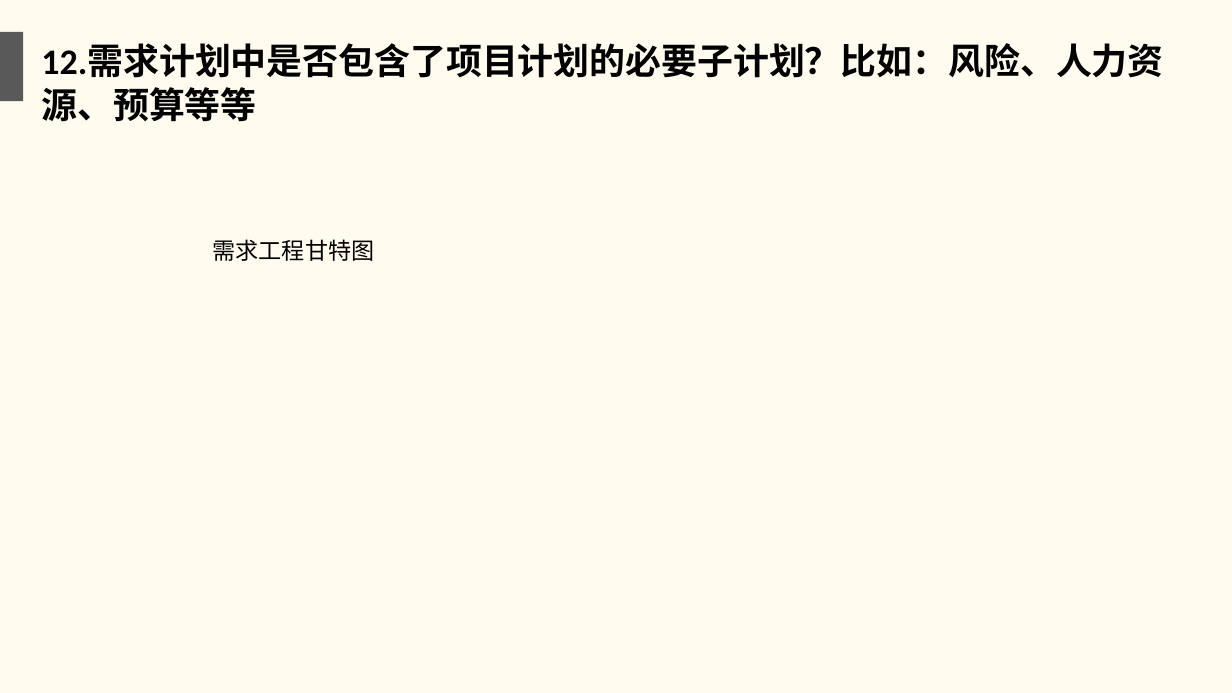
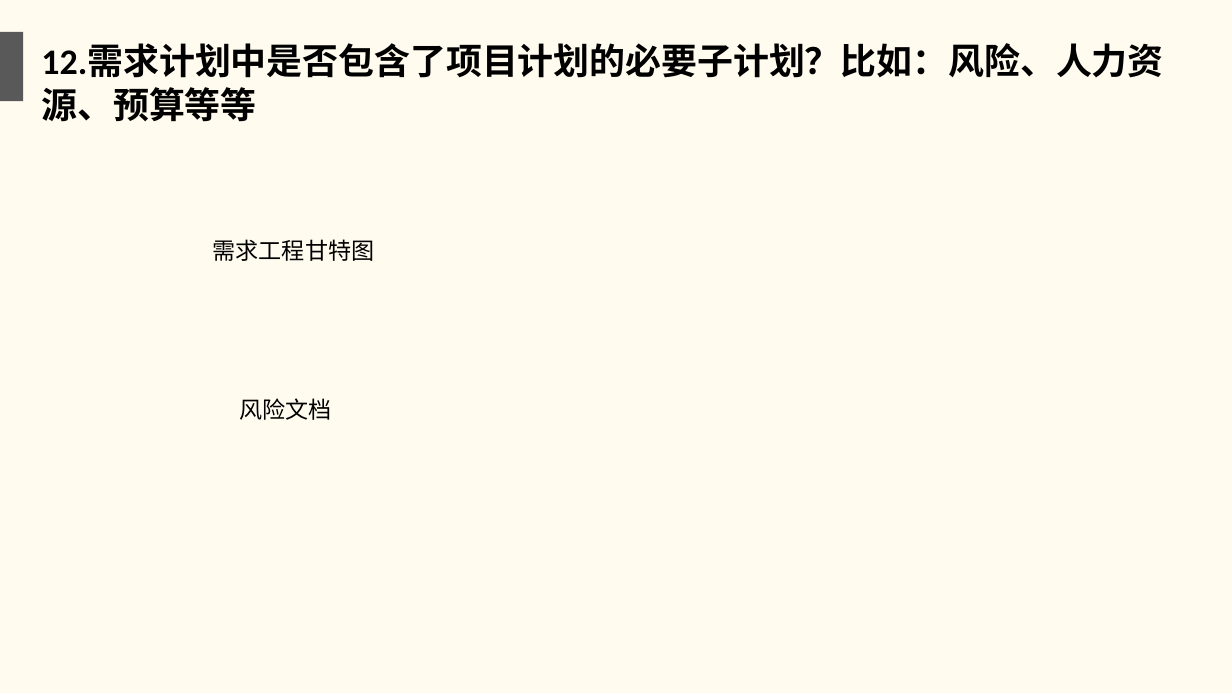
Before and after one commit to twn422/PRD2017, a slide deck: slide 14 of PRD-2017-G24/STW/受控文件/分析设计/项目收尾评审.ppt. Drawn at 1232x693 pixels with LibreOffice and Linux fonts; fonts in the diff are those of the drawing. Boxes give left, top, right and bottom in pixels: in the first picture for what was removed or moved away, otherwise in the second. Text is boxed around its words. In the diff, an @@ line names an element or a change of style, - is before the commit and + after.

```diff
--- a/PRD-2017-G24/STW/受控文件/分析设计/项目收尾评审.ppt
+++ b/PRD-2017-G24/STW/受控文件/分析设计/项目收尾评审.ppt
@@ text added at [239,398,331,420], 18 pt, text #000000 @@
+风险文档
```
Also in this commit, not shown: 10 other slides changed, 1 other file.
